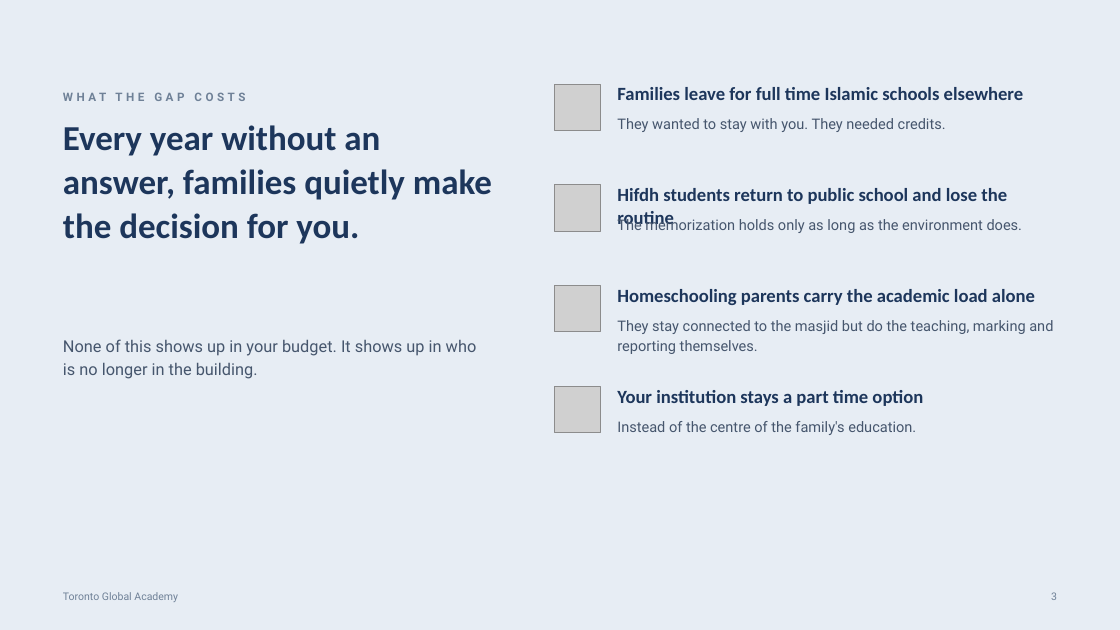
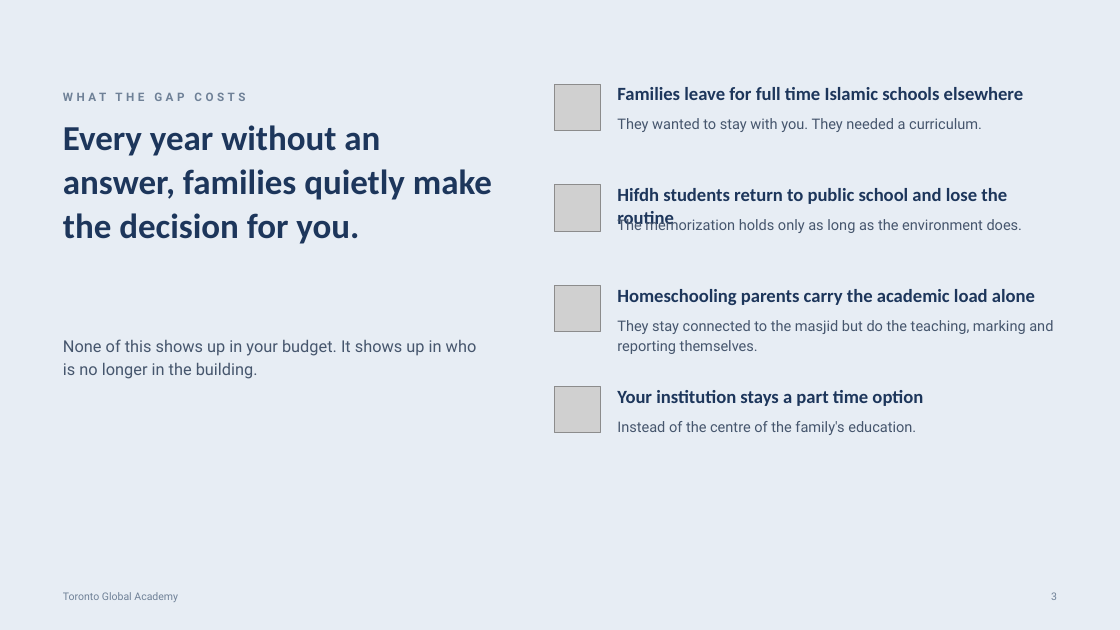
Before and after one commit to Mzbaig9/awesome-notebookLM-prompts-zainbaig, a slide deck: slide 3 of deck/TGA-Partnership-Deck.pptx. Drawn at 1120x630 pixels with LibreOffice and Linux fonts; fonts in the diff are those of the drawing; grey boxes stand for pictures. Boxes give left, top, right and bottom in pixels: in the first picture for what was removed or moved away, otherwise in the second. Text is boxed around its words. In the diff, an @@ line names an element or a change of style, - is before the commit and + after.

```diff
--- a/deck/TGA-Partnership-Deck.pptx
+++ b/deck/TGA-Partnership-Deck.pptx
@@ text at [617, 118, 982, 132]: text changed @@
-They wanted to stay with you. They needed credits.
+They wanted to stay with you. They needed a curriculum.
```
Also in this commit, not shown: 9 other slides changed, 3 slides added, 2 slides removed, 2 other files.
